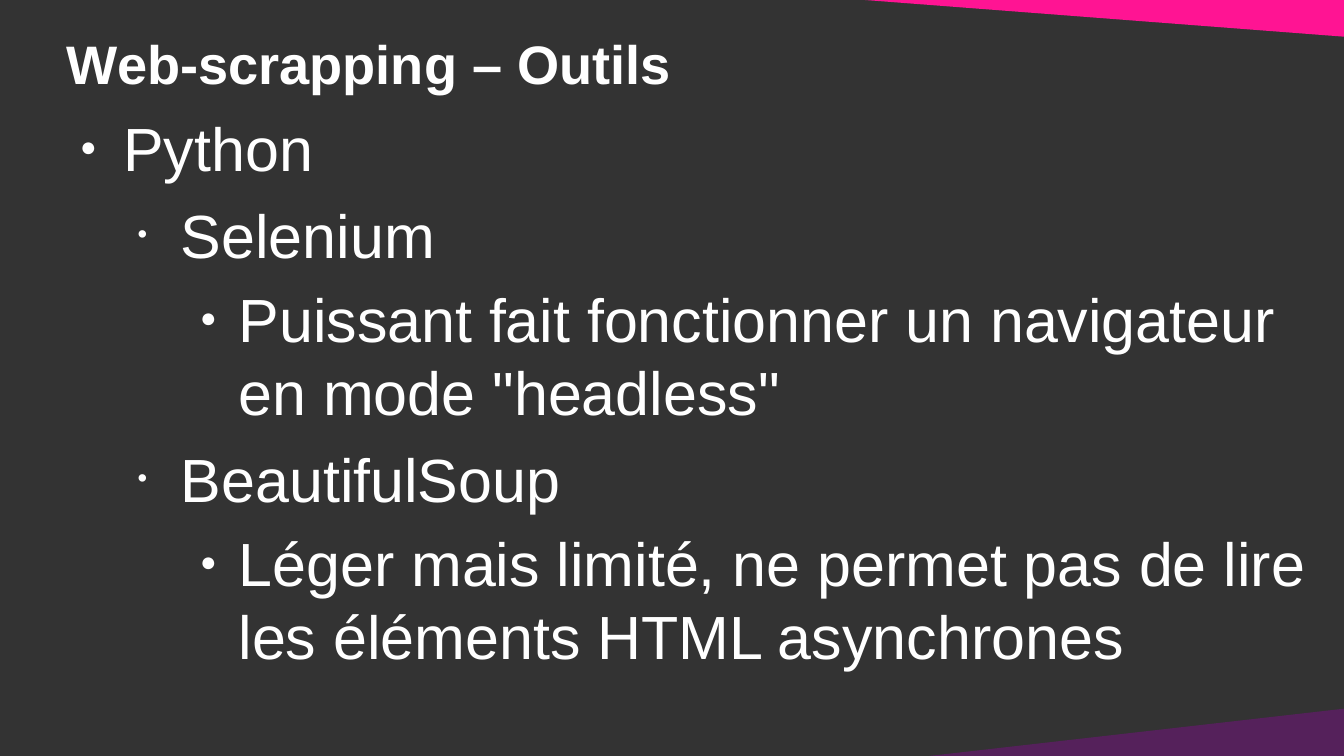
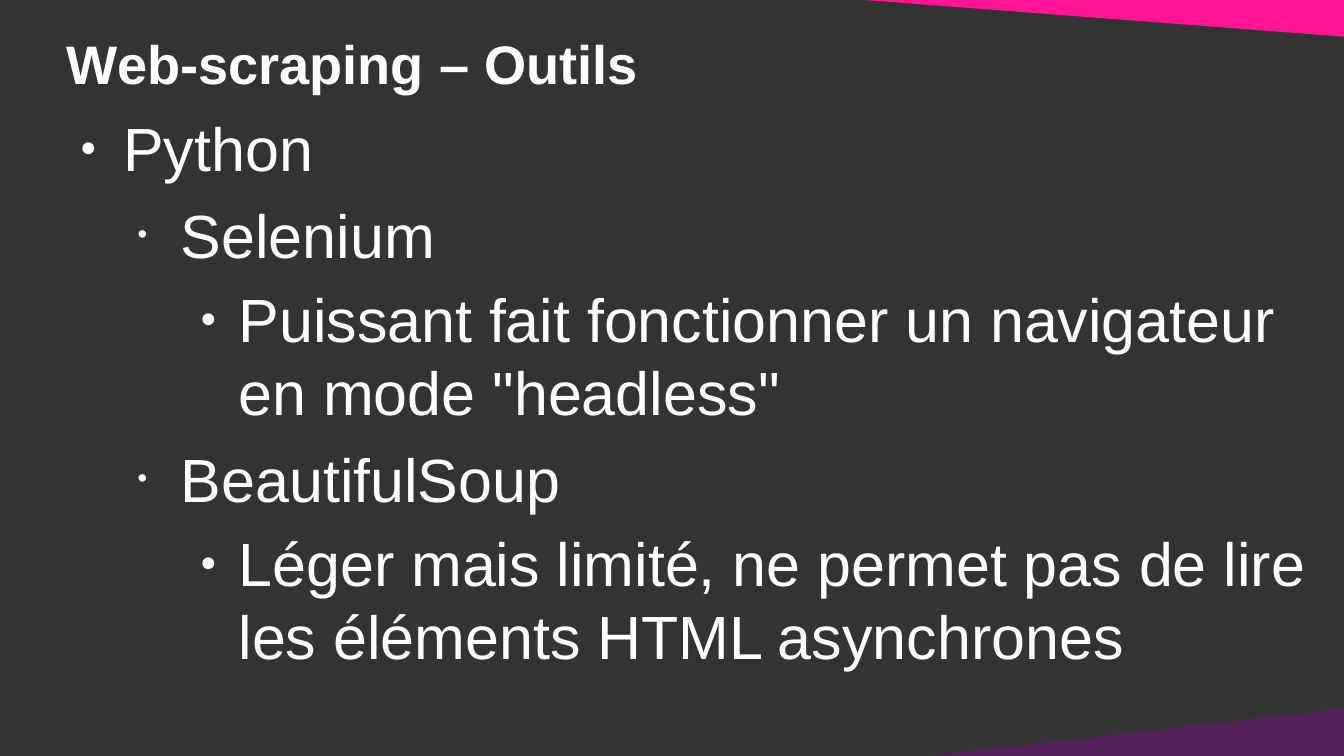
Before and after one commit to DanYellow/cours, a slide deck: slide 9 of data-journalisme-s4/travaux-pratiques/numero-2/presentation.odp. Drawn at 1344x756 pixels with LibreOffice and Linux fonts; fonts in the diff are those of the drawing. Boxes give left, top, right and bottom in pixels: in the first picture for what was removed or moved away, otherwise in the second. Text is boxed around its words. In the diff, an @@ line names an element or a change of style, - is before the commit and + after.

```diff
--- a/data-journalisme-s4/travaux-pratiques/numero-2/presentation.odp
+++ b/data-journalisme-s4/travaux-pratiques/numero-2/presentation.odp
@@ title at box(67, 44, 637, 93): text changed @@
-Web-scrapping – Outils
+Web-scraping – Outils
```
Also in this commit, not shown: 5 other slides changed, 1 other file.
